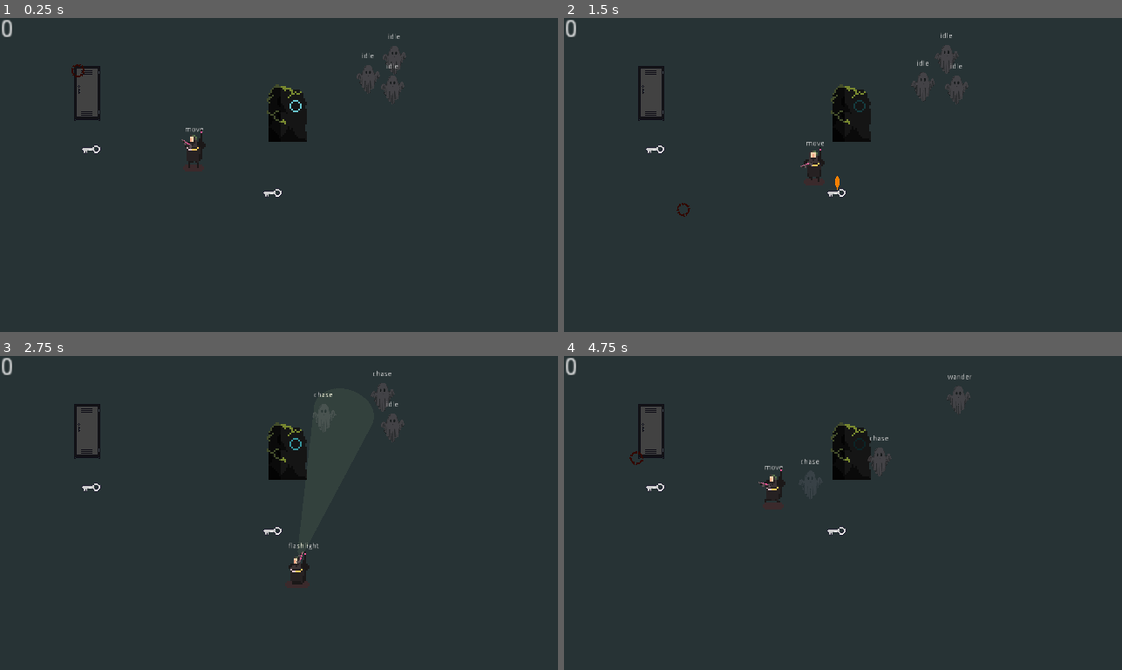
Above: before the commit, frames 1-4 (two rows, left to right).
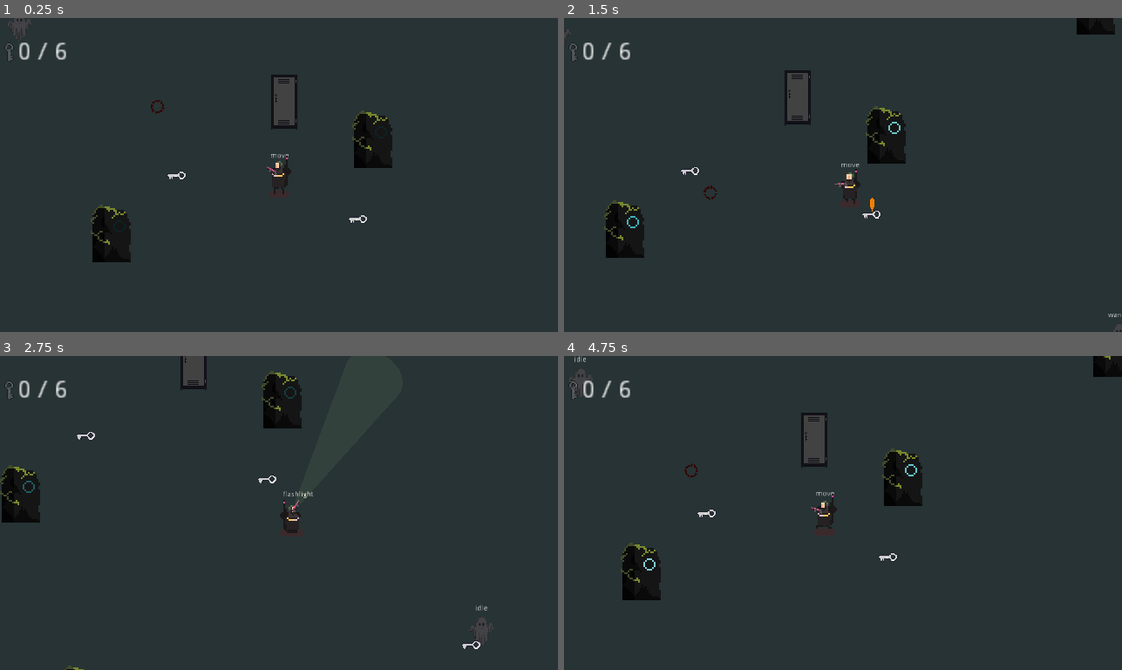
Above: after the commit, the same moments.

Repository: SeanTSinclair/Asylum
Game: Godot game, scene res://World.tscn
The game is run twice, just before and just after one commit, with the same random seed, the same clock (stepped at 60 frames per second) and the same inputs.
Inputs (mouse positions are in pixels of both pictures, inside the frame that each line leads up to):
- Up to frame 1 (0.25 s): no input
- Up to frame 2 (1.5 s): move the mouse to (965, 159) at 0.52 s; press the mouse at (965, 159) at 0.53 s; hold D (move_right) 0.53-1.28 s; move the mouse to (731, 190) at 1.27 s; release the mouse at (731, 190) at 1.28 s; hold S (move_down) from 1.28 s (still down); tap E (interact) at 1.35 s
- Up to frame 3 (2.75 s): move the mouse to (334, 443) at 2.02 s; release S (move_down) at 2.03 s; press the mouse at (334, 443) at 2.03 s; hold D (move_right) from 2.03 s (still down)
- Up to frame 4 (4.75 s): move the mouse to (815, 575) at 2.77 s; release D (move_right) at 2.78 s; release the mouse at (815, 575) at 2.78 s; hold W (move_up) 2.78-3.53 s; tap E (interact) at 2.85, 4.35 s; move the mouse to (1010, 560) at 3.52 s; press the mouse at (1010, 560) at 3.53 s; hold A (move_left) from 3.53 s (still down); move the mouse to (675, 465) at 4.27 s; release the mouse at (675, 465) at 4.28 s

The runs differ from the first frame. In frame 1, 5.6% of the frame differs, in the area x 0-73%, y 0-78%; in frame 2, 6.6%; in frame 3, 5.9%; in frame 4, 6.6%, in the area x 0-100%, y 0-78%.

Commit message:
UI now shows total keys to collect, and camera follows player.

Diff:
--- a/Enemies/Ghost.tscn
+++ b/Enemies/Ghost.tscn
@@ -141,7 +141,7 @@
 [node name="PlayerDetection" parent="." instance=ExtResource( 6 )]
 
 [node name="WanderController" parent="." instance=ExtResource( 7 )]
-wander_range = 5
+wander_range = 30
 
 [node name="Label" type="Label" parent="."]
 margin_left = -20.0
--- a/World.gd
+++ b/World.gd
@@ -1,16 +1,21 @@
 extends Node2D
 
-onready var key_collected_text = $KeysCollected
-onready var complete_text = $Complete
-onready var complete_tweener = $Complete/Tween
+onready var key_collected_text = $CanvasLayer/HBoxContainer/KeysCollected
+onready var keys_total = $CanvasLayer/HBoxContainer/KeysTotal
+onready var complete_text = $CanvasLayer/Complete
+onready var complete_tweener = $CanvasLayer/Complete/Tween
 
 func _ready():
 	GameInfo.connect("key_collected", self, "update_keys_collected")
 	GameInfo.connect("all_keys_collected", self, "show_door_unlocked_text")
+	call_deferred("set_total_keys_text")
 	randomize()
 
+func set_total_keys_text():
+	keys_total.text = str(GameInfo.keys.size())
+
 func update_keys_collected(amount):
-	key_collected_text.text = str(amount)
+	key_collected_text.text = str(amount) + " /"
 
 func show_door_unlocked_text():
 	complete_tweener.interpolate_property(complete_text, "percent_visible", 0, 1, 1, Tween.TRANS_CUBIC)
--- a/World.tscn
+++ b/World.tscn
@@ -6,6 +6,7 @@
 [ext_resource path="res://Objects/Locker.tscn" type="PackedScene" id=4]
 [ext_resource path="res://Objects/Key.tscn" type="PackedScene" id=5]
 [ext_resource path="res://World.gd" type="Script" id=6]
+[ext_resource path="res://Common/Key.png" type="Texture" id=7]
 
 [sub_resource type="AtlasTexture" id=1]
 atlas = ExtResource( 2 )
@@ -57,18 +58,220 @@
 script = ExtResource( 6 )
 
 [node name="ColorRect" type="ColorRect" parent="."]
-margin_left = -86.0
-margin_top = -47.0
-margin_right = 444.0
-margin_bottom = 243.0
+margin_left = -1358.0
+margin_top = -837.0
+margin_right = 1975.0
+margin_bottom = 1054.0
 color = Color( 0.156863, 0.203922, 0.211765, 1 )
 
-[node name="KeysCollected" type="Label" parent="."]
+[node name="YSort" type="YSort" parent="."]
+
+[node name="Locker" parent="YSort" instance=ExtResource( 4 )]
+position = Vector2( 114, 33 )
+
+[node name="Player" parent="YSort" instance=ExtResource( 1 )]
+position = Vector2( 111, 75 )
+
+[node name="RemoteTransform2D" type="RemoteTransform2D" parent="YSort/Player"]
+remote_path = NodePath("../../../Camera2D")
+
+[node name="Ghost" parent="YSort" instance=ExtResource( 3 )]
+position = Vector2( -38, -11 )
+
+[node name="Ghost2" parent="YSort" instance=ExtResource( 3 )]
+position = Vector2( 320, -2 )
+
+[node name="Ghost4" parent="YSort" instance=ExtResource( 3 )]
+position = Vector2( -220, 277 )
+
+[node name="Ghost3" parent="YSort" instance=ExtResource( 3 )]
+position = Vector2( 311, 159 )
+
+[node name="Ghost6" parent="YSort" instance=ExtResource( 3 )]
+position = Vector2( 395, 362 )
+
+[node name="Ghost7" parent="YSort" instance=ExtResource( 3 )]
+position = Vector2( -248, 75 )
+
+[node name="Ghost8" parent="YSort" instance=ExtResource( 3 )]
+position = Vector2( 171, -129 )
+
+[node name="Ghost5" parent="YSort" instance=ExtResource( 3 )]
+position = Vector2( 130, 369 )
+
+[node name="StuffInTheWay" type="Area2D" parent="YSort"]
+position = Vector2( 164, 55 )
+
+[node name="AnimatedSprite" type="AnimatedSprite" parent="YSort/StuffInTheWay"]
+position = Vector2( 0, -9.5 )
+frames = SubResource( 9 )
+frame = 13
+playing = true
+
+[node name="LightOccluder2D" type="LightOccluder2D" parent="YSort/StuffInTheWay/AnimatedSprite"]
+occluder = SubResource( 10 )
+
+[node name="CollisionShape2D" type="CollisionShape2D" parent="YSort/StuffInTheWay"]
+position = Vector2( 0, 0.5 )
+shape = SubResource( 11 )
+
+[node name="CollisionShape2D2" type="CollisionShape2D" parent="YSort/StuffInTheWay"]
+position = Vector2( 191, 30 )
+shape = SubResource( 11 )
+
+[node name="StuffInTheWay2" type="Area2D" parent="YSort"]
+position = Vector2( 14, 109 )
+
+[node name="AnimatedSprite" type="AnimatedSprite" parent="YSort/StuffInTheWay2"]
+position = Vector2( 0, -9.5 )
+frames = SubResource( 9 )
+frame = 12
+playing = true
+
+[node name="LightOccluder2D" type="LightOccluder2D" parent="YSort/StuffInTheWay2/AnimatedSprite"]
+occluder = SubResource( 10 )
+
+[node name="CollisionShape2D" type="CollisionShape2D" parent="YSort/StuffInTheWay2"]
+position = Vector2( 0, 0.5 )
+shape = SubResource( 11 )
+
+[node name="StuffInTheWay3" type="Area2D" parent="YSort"]
+position = Vector2( 48, 224 )
+
+[node name="AnimatedSprite" type="AnimatedSprite" parent="YSort/StuffInTheWay3"]
+position = Vector2( 0, -9.5 )
+frames = SubResource( 9 )
+frame = 12
+playing = true
+
+[node name="LightOccluder2D" type="LightOccluder2D" parent="YSort/StuffInTheWay3/AnimatedSprite"]
+occluder = SubResource( 10 )
+
+[node name="CollisionShape2D" type="CollisionShape2D" parent="YSort/StuffInTheWay3"]
+position = Vector2( 0, 0.5 )
+shape = SubResource( 11 )
+
+[node name="CollisionShape2D2" type="CollisionShape2D" parent="YSort/StuffInTheWay3"]
+position = Vector2( -276, -67 )
+shape = SubResource( 11 )
+
+[node name="StuffInTheWay4" type="Area2D" parent="YSort"]
+position = Vector2( -29, -48 )
+
+[node name="AnimatedSprite" type="AnimatedSprite" parent="YSort/StuffInTheWay4"]
+position = Vector2( 0, -9.5 )
+frames = SubResource( 9 )
+frame = 11
+playing = true
+
+[node name="LightOccluder2D" type="LightOccluder2D" parent="YSort/StuffInTheWay4/AnimatedSprite"]
+occluder = SubResource( 10 )
+
+[node name="CollisionShape2D" type="CollisionShape2D" parent="YSort/StuffInTheWay4"]
+position = Vector2( 0, 0.5 )
+shape = SubResource( 11 )
+
+[node name="StuffInTheWay5" type="Area2D" parent="YSort"]
+position = Vector2( 284, -19 )
+
+[node name="AnimatedSprite" type="AnimatedSprite" parent="YSort/StuffInTheWay5"]
+position = Vector2( 0, -9.5 )
+frames = SubResource( 9 )
+frame = 11
+playing = true
+
+[node name="LightOccluder2D" type="LightOccluder2D" parent="YSort/StuffInTheWay5/AnimatedSprite"]
+occluder = SubResource( 10 )
+
+[node name="CollisionShape2D" type="CollisionShape2D" parent="YSort/StuffInTheWay5"]
+position = Vector2( 0, 0.5 )
+shape = SubResource( 11 )
+
+[node name="StuffInTheWay6" type="Area2D" parent="YSort"]
+position = Vector2( 245, 238 )
+
+[node name="AnimatedSprite" type="AnimatedSprite" parent="YSort/StuffInTheWay6"]
+position = Vector2( 0, -9.5 )
+frames = SubResource( 9 )
+frame = 11
+playing = true
+
+[node name="LightOccluder2D" type="LightOccluder2D" parent="YSort/StuffInTheWay6/AnimatedSprite"]
+occluder = SubResource( 10 )
+
+[node name="CollisionShape2D" type="CollisionShape2D" parent="YSort/StuffInTheWay6"]
+position = Vector2( 0, 0.5 )
+shape = SubResource( 11 )
+
+[node name="StuffInTheWay7" type="Area2D" parent="YSort"]
+position = Vector2( 236, 338 )
+
+[node name="AnimatedSprite" type="AnimatedSprite" parent="YSort/StuffInTheWay7"]
+position = Vector2( 0, -9.5 )
+frames = SubResource( 9 )
+frame = 10
+playing = true
+
+[node name="LightOccluder2D" type="LightOccluder2D" parent="YSort/StuffInTheWay7/AnimatedSprite"]
+occluder = SubResource( 10 )
+
+[node name="CollisionShape2D" type="CollisionShape2D" parent="YSort/StuffInTheWay7"]
+position = Vector2( 0, 0.5 )
+shape = SubResource( 11 )
+
+[node name="CollisionShape2D2" type="CollisionShape2D" parent="YSort/StuffInTheWay7"]
+position = Vector2( -314, -8 )
+shape = SubResource( 11 )
+
+[node name="CollisionShape2D3" type="CollisionShape2D" parent="YSort/StuffInTheWay7"]
+position = Vector2( -147, -444 )
+shape = SubResource( 11 )
+
+[node name="Key" parent="YSort" instance=ExtResource( 5 )]
+position = Vector2( 157, 100 )
+
+[node name="Key6" parent="YSort" instance=ExtResource( 5 )]
+position = Vector2( -73, 188 )
+
+[node name="Key4" parent="YSort" instance=ExtResource( 5 )]
+position = Vector2( 274, 195 )
+
+[node name="Key5" parent="YSort" instance=ExtResource( 5 )]
+position = Vector2( 314, 14 )
+
+[node name="Key2" parent="YSort" instance=ExtResource( 5 )]
+position = Vector2( 53, 75 )
+
+[node name="Key3" parent="YSort" instance=ExtResource( 5 )]
+position = Vector2( 17, -37 )
+
+[node name="CanvasLayer" type="CanvasLayer" parent="."]
+
+[node name="HBoxContainer" type="HBoxContainer" parent="CanvasLayer"]
+margin_left = 10.0
 margin_right = 40.0
-margin_bottom = 14.0
+margin_bottom = 40.0
+
+[node name="KeysCollected" type="Label" parent="CanvasLayer/HBoxContainer"]
+margin_top = 13.0
+margin_right = 17.0
+margin_bottom = 27.0
+text = "0 /"
+
+[node name="KeysTotal" type="Label" parent="CanvasLayer/HBoxContainer"]
+margin_left = 21.0
+margin_top = 13.0
+margin_right = 29.0
+margin_bottom = 27.0
 text = "0"
 
-[node name="Complete" type="Label" parent="."]
+[node name="Sprite" type="Sprite" parent="CanvasLayer/HBoxContainer"]
+modulate = Color( 0.498039, 0.498039, 0.498039, 0.643137 )
+position = Vector2( -5, 19 )
+scale = Vector2( 0.4, 0.4 )
+texture = ExtResource( 7 )
+
+[node name="Complete" type="Label" parent="CanvasLayer"]
 margin_left = 58.0
 margin_top = 113.0
 margin_right = 259.0
@@ -76,50 +279,9 @@
 text = "You have collected all the keys!"
 percent_visible = 0.0
 
-[node name="Tween" type="Tween" parent="Complete"]
-
-[node name="YSort" type="YSort" parent="."]
-
-[node name="Locker" parent="YSort" instance=ExtResource( 4 )]
-position = Vector2( 50, 43 )
-
-[node name="Player" parent="YSort" instance=ExtResource( 1 )]
-position = Vector2( 111, 75 )
-
-[node name="RemoteTransform2D" type="RemoteTransform2D" parent="YSort/Player"]
-remote_path = NodePath("../../../Camera2D")
-
-[node name="Ghost" parent="YSort" instance=ExtResource( 3 )]
-position = Vector2( 211, 34 )
-
-[node name="Ghost2" parent="YSort" instance=ExtResource( 3 )]
-position = Vector2( 225, 40 )
-
-[node name="Ghost3" parent="YSort" instance=ExtResource( 3 )]
-position = Vector2( 226, 23 )
-
-[node name="StuffInTheWay" type="Area2D" parent="YSort"]
-position = Vector2( 164, 55 )
-
-[node name="AnimatedSprite" type="AnimatedSprite" parent="YSort/StuffInTheWay"]
-position = Vector2( 0, -9.5 )
-frames = SubResource( 9 )
-frame = 5
-playing = true
-
-[node name="LightOccluder2D" type="LightOccluder2D" parent="YSort/StuffInTheWay/AnimatedSprite"]
-occluder = SubResource( 10 )
-
-[node name="CollisionShape2D" type="CollisionShape2D" parent="YSort/StuffInTheWay"]
-position = Vector2( 0, 0.5 )
-shape = SubResource( 11 )
-
-[node name="Key" parent="YSort" instance=ExtResource( 5 )]
-position = Vector2( 157, 100 )
-
-[node name="Key2" parent="YSort" instance=ExtResource( 5 )]
-position = Vector2( 53, 75 )
+[node name="Tween" type="Tween" parent="CanvasLayer/Complete"]
 
 [node name="Camera2D" type="Camera2D" parent="."]
 position = Vector2( 111, 75 )
+current = true
 smoothing_enabled = true
Binary file added: Common/Key.png
Not shown, added: Common/Key.png.import
Not shown: 1 places in World.tscn that only renumber resources
